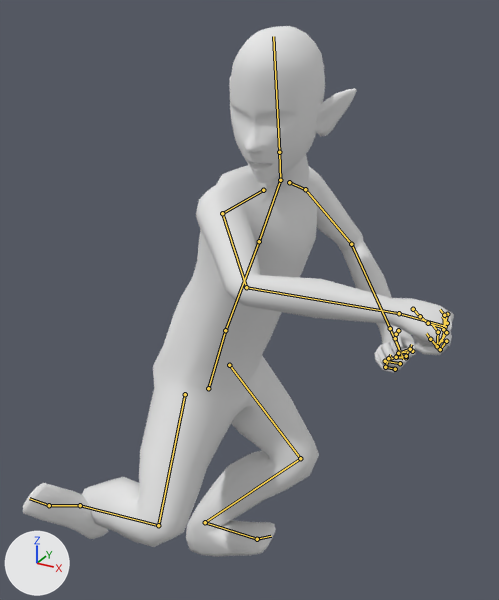
The Blender file Assets/Entities/Player/PlayerModel.blend, before and after one commit.
Rendered twice from a camera (50 mm lens) standing at (0.012, -1.699, 1.33) and looking at (-0.628, -0.535, 0.749). The lights are fixed; the arrows at lower left show +X, +Y and +Z. Both versions are drawn at frame 16 of the action 'SpinRight'; the numbers are the values there. The bones that bend it are drawn over the model as lines.

The first picture shows 'Body'.
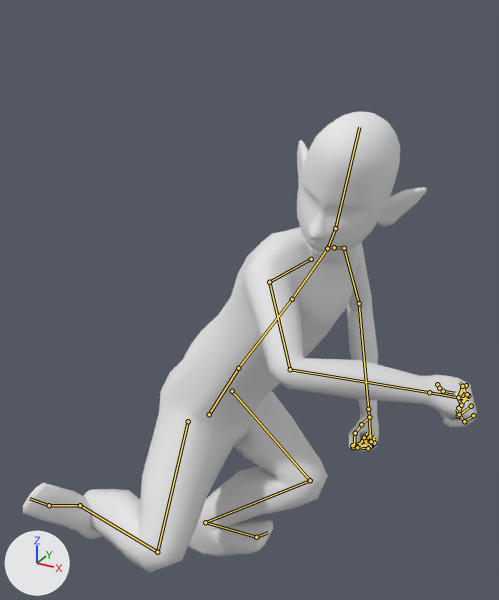
Location of each change, (x1, y1, x2, y2) in pixels of the pictures (499 x 600 px):
'Body', posed (13% shorter)
    before: (23, 26, 454, 557)
    after: (23, 112, 477, 573)
bone 'Hips', root to tip
    before: (208, 388) to (225, 330)
    after: (209, 414) to (238, 368)
bone 'Upper Arm.L', root to tip
    before: (305, 189) to (351, 244)
    after: (344, 248) to (359, 303)
bone 'Lower Arm.L', root to tip
    before: (351, 244) to (390, 328)
    after: (359, 303) to (368, 409)
bone 'Upper Arm.R', root to tip
    before: (222, 213) to (246, 287)
    after: (269, 282) to (290, 369)
bone 'Lower Arm.R', root to tip
    before: (246, 287) to (399, 313)
    after: (290, 369) to (429, 392)
bone 'Hand.R', root to tip
    before: (399, 313) to (446, 326)
    after: (429, 392) to (469, 399)

The edits, one by one:
Bone 'Hips' (bone_hips) moves from (-0.739, -0.117, 0.546) to (-0.739, -0.186, 0.554).
Bone 'Hips' (bone_hips) turns from (-44, 81, -60) to (-32, 80, -61) degrees about its own x, y and z.
Bone 'Upper Arm.L' (bone_upper_arm_l) turns from (49, 26, -10) to (44, 35, -19) degrees about its own x, y and z.
Bone 'Lower Arm.L' (bone_lower_arm_l) turns from (90, -17, -67) to (73, -10, -22) degrees about its own x, y and z.
Bone 'Upper Arm.R' (bone_upper_arm_r) turns from (55, 11, 4) to (54, 14, 2) degrees about its own x, y and z.
Bone 'Lower Arm.R' (bone_lower_arm_r) turns from (66, 13, -5) to (77, 13, -6) degrees about its own x, y and z.
Bone 'Hand.R' (bone_hand_r) turns from (-4, 9, 3) to (3, 9, 4) degrees about its own x, y and z.
Bone 'Leg IK.L' (bone_leg_ik_l) moves from (-0.87, -0.559, 0.021) to (-0.866, -0.563, 0.027).
Bone 'Leg IK.L' (bone_leg_ik_l) turns from (0, 2, 85) to (3, 2, 85) degrees about its own x, y and z.
Bone 'Pole Target.L' (bone_pole_target_l) moves from (0.202, -0.141, -0.064) to (0.19, -0.045, -0.073).
